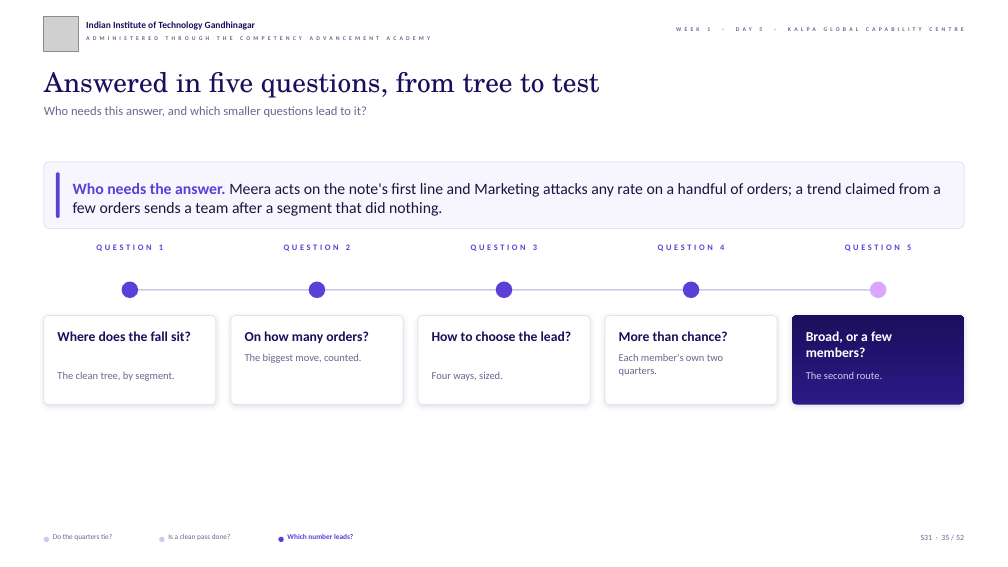
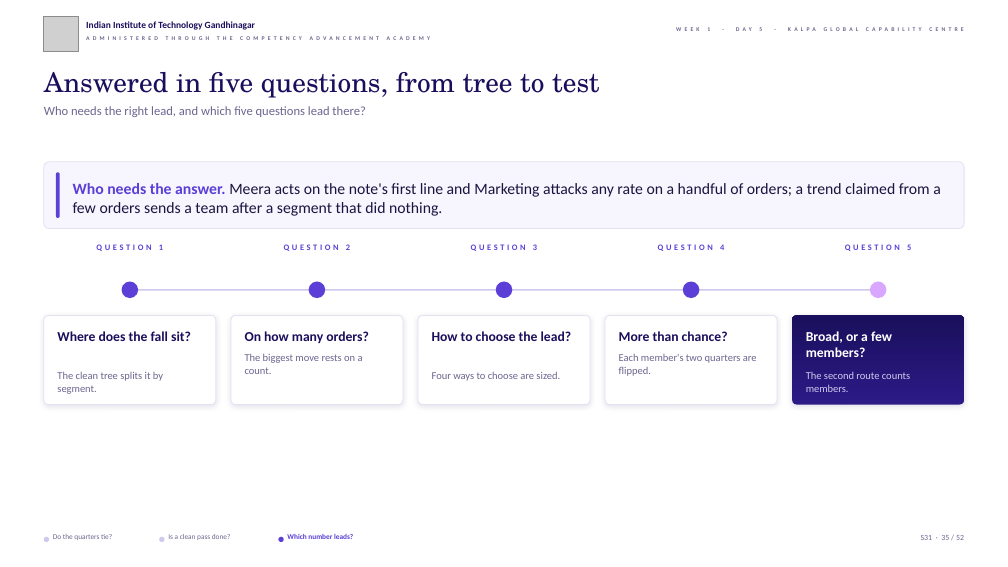
Before and after one commit to fde-academy-lab/c2-content-factory, a slide deck: slide 35 of content/W01/D5/slides/C2_W01_D05_debrief_STUDENT.pptx. Drawn at 1008x567 pixels with LibreOffice and Linux fonts; fonts in the diff are those of the drawing; grey boxes stand for pictures; background and template pictures are left out. Boxes give left, top, right and bottom in pixels: in the first picture for what was removed or moved away, otherwise in the second. Text is boxed around its words. In the diff, an @@ line names an element or a change of style, - is before the commit and + after.

```diff
--- a/content/W01/D5/slides/C2_W01_D05_debrief_STUDENT.pptx
+++ b/content/W01/D5/slides/C2_W01_D05_debrief_STUDENT.pptx
@@ text at (44,106,365,117): text changed @@
-Who needs this answer, and which smaller questions lead to it?
+Who needs the right lead, and which five questions lead there?
@@ text at (245,354,363,374): text changed @@
-The biggest move, counted.
+The biggest move rests on a count.
@@ text at (619,354,757,376): text changed @@
-Each member's own two quarters.
+Each member's two quarters are flipped.
@@ text at (57,372,163,394): text changed @@
-The clean tree, by segment.
+The clean tree splits it by segment.
@@ text at (432,372,560,381): text changed @@
-Four ways, sized.
+Four ways to choose are sized.
@@ text at (806,372,910,392): text changed @@
-The second route.
+The second route counts members.
```
Also in this commit, not shown: 25 other slides changed, 17 other files.
